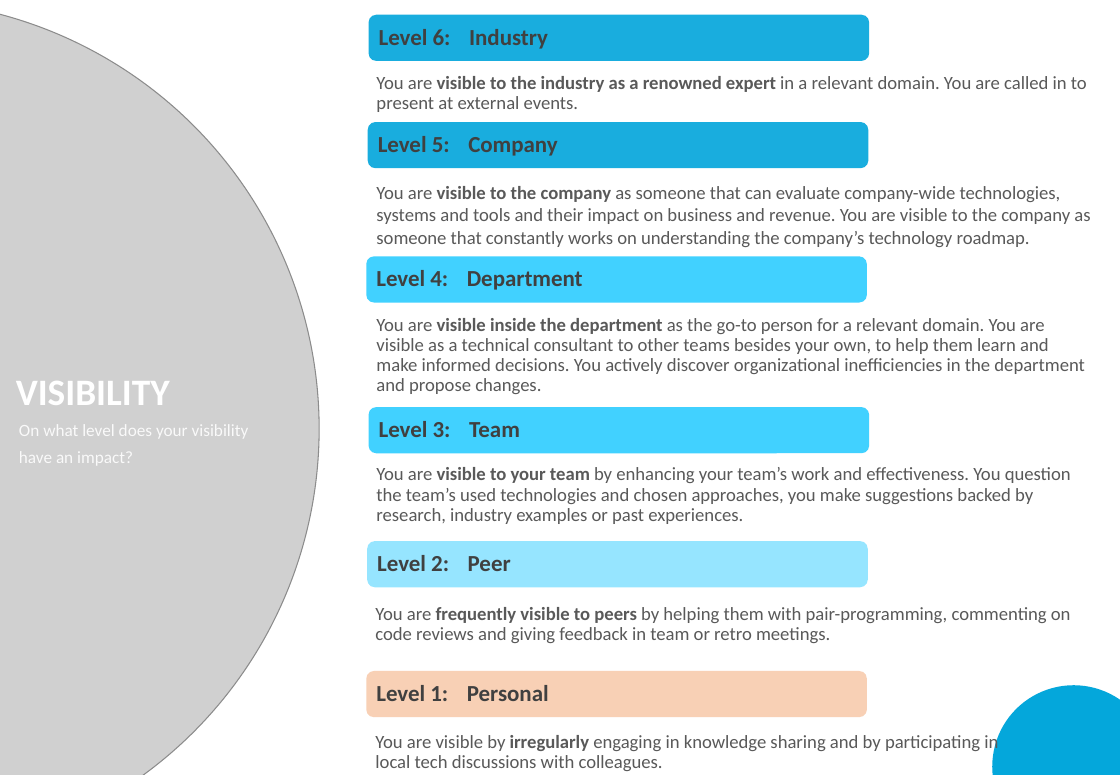
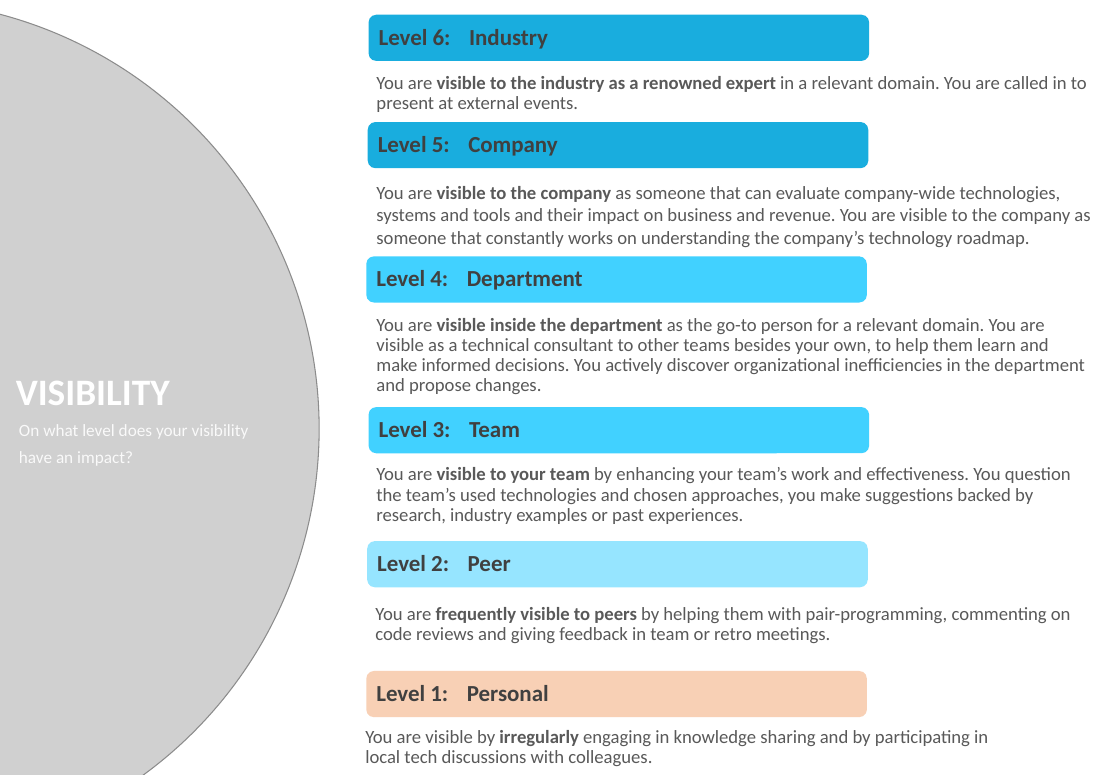
Before and after one commit to RossMerr/md, a slide deck: slide 11 of team/HR & Development/IT Skills Assessment.pptx (slide 12 before the commit). Drawn at 1120x775 pixels with LibreOffice and Linux fonts; fonts in the diff are those of the drawing; grey boxes stand for pictures; background and template pictures are left out. Boxes give left, top, right and bottom in pixels: in the first picture for what was removed or moved away, otherwise in the second. Text is boxed around its words. In the diff, an @@ line names an element or a change of style, - is before the commit and + after.

```diff
--- a/team/HR & Development/IT Skills Assessment.pptx
+++ b/team/HR & Development/IT Skills Assessment.pptx
@@ ellipse removed at <box>993,686,1120,775</box> @@
@@ text "You are visible by irregularly ..." at <box>365,730,988,766</box>: less space between paragraphs @@
```
Also in this commit, not shown: 19 other slides changed, 3 slides removed, 2 other files.
